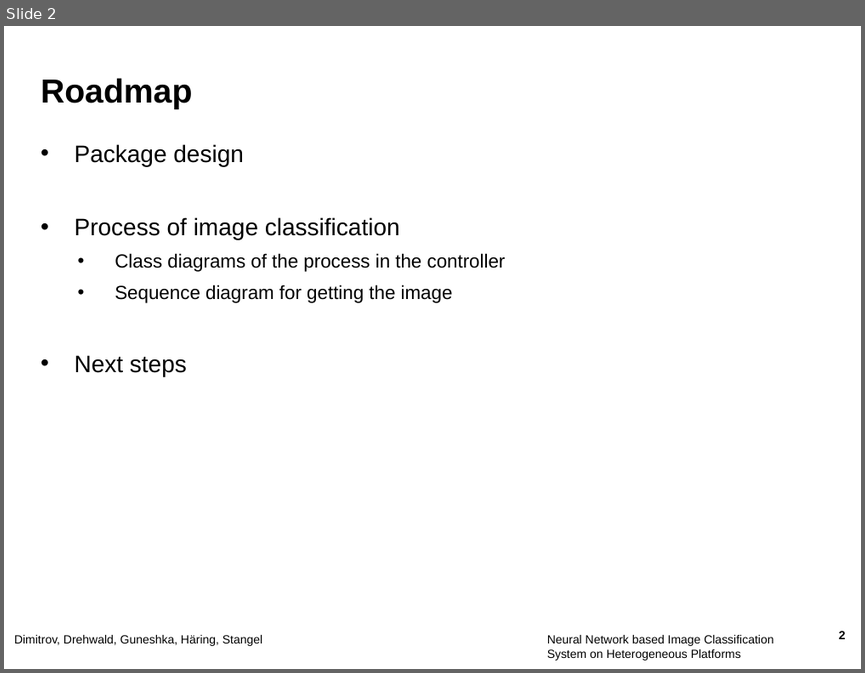
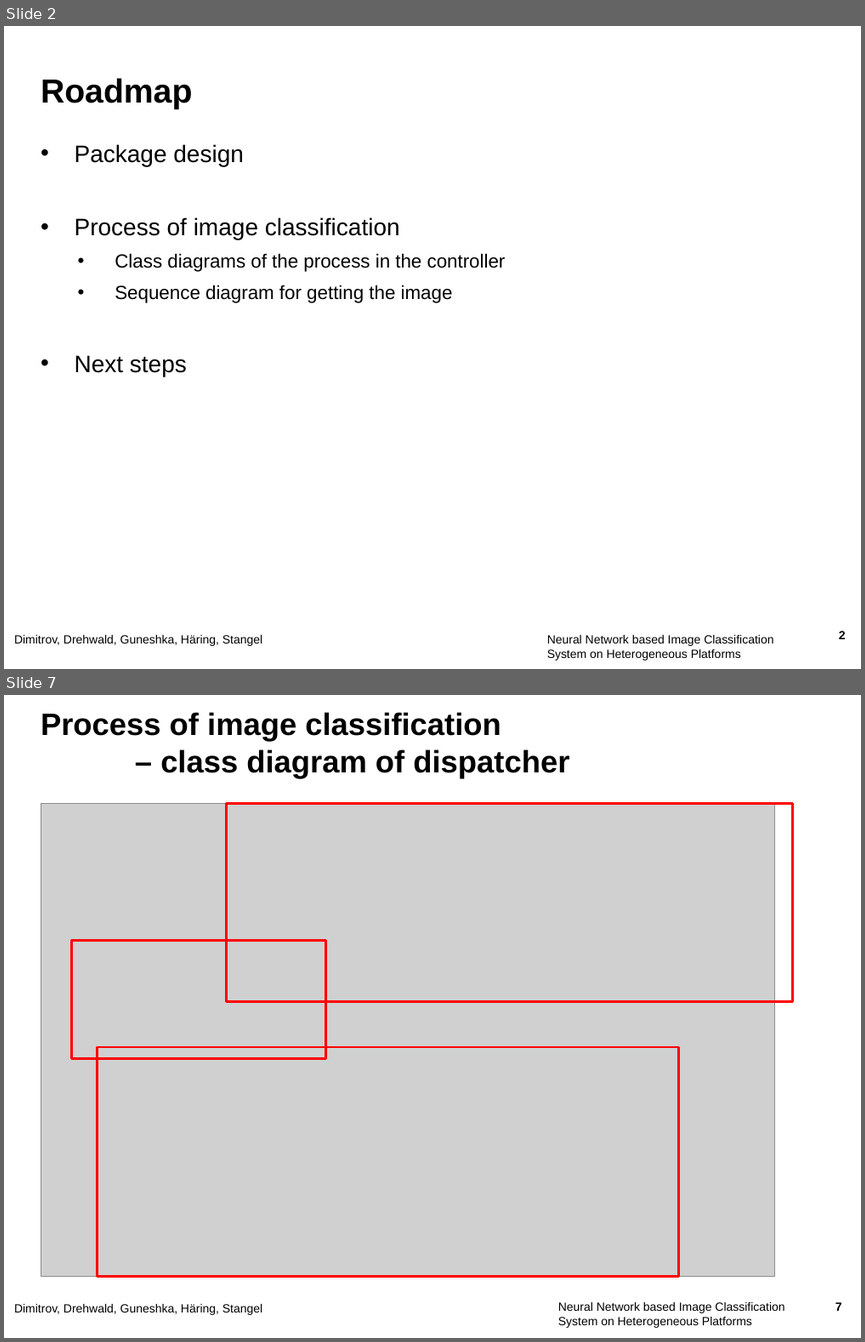
Before and after one commit to JohannesHaering/PSE, a slide deck: DesignPhase/colloqium_design.pptx. Shown one above the other, each under a label of ours: slide 2 before the commit, slides 2 and 7 after it; the slides between them are not shown. The pictures are 865x673 and 865x1342 pixels, drawn with LibreOffice and Linux fonts; fonts in the diff are those of the drawing; grey boxes stand for pictures; background and template pictures are left out. Boxes give left, top, right and bottom in pixels: in the first picture for what was removed or moved away, otherwise in the second. Text is boxed around its words. In the diff, an @@ line names an element or a change of style, - is before the commit and + after.

```diff
--- a/DesignPhase/colloqium_design.pptx
+++ b/DesignPhase/colloqium_design.pptx
@@ slide 7 added at bbox=[4, 695, 861, 1338], background picture (left out) @@
@@ title added at bbox=[41, 712, 569, 778], 26 pt, text #000000, bold @@
+Process of image classification
+– class diagram of dispatcher
@@ picture added at bbox=[41, 804, 775, 1276] @@
@@ rectangle added at bbox=[226, 804, 792, 1002], outline #FF0000 2 pt @@
@@ rectangle added at bbox=[72, 940, 326, 1058], outline #FF0000 2 pt @@
@@ rectangle added at bbox=[98, 1047, 679, 1276], outline #FF0000 2 pt @@
@@ text added at bbox=[14, 1304, 262, 1315], 10 pt, text #000000 @@
+Dimitrov, Drehwald, Guneshka, Häring, Stangel
@@ text added at bbox=[558, 1302, 784, 1327], 10 pt, text #000000 @@
+Neural Network based Image Classification System on Heterogeneous Platforms
@@ page number added at bbox=[835, 1302, 842, 1310], 10 pt, text #000000, bold @@
+7
```
Also in this commit, not shown: 7 slides changed, 1 other slide added, 7 other files.
